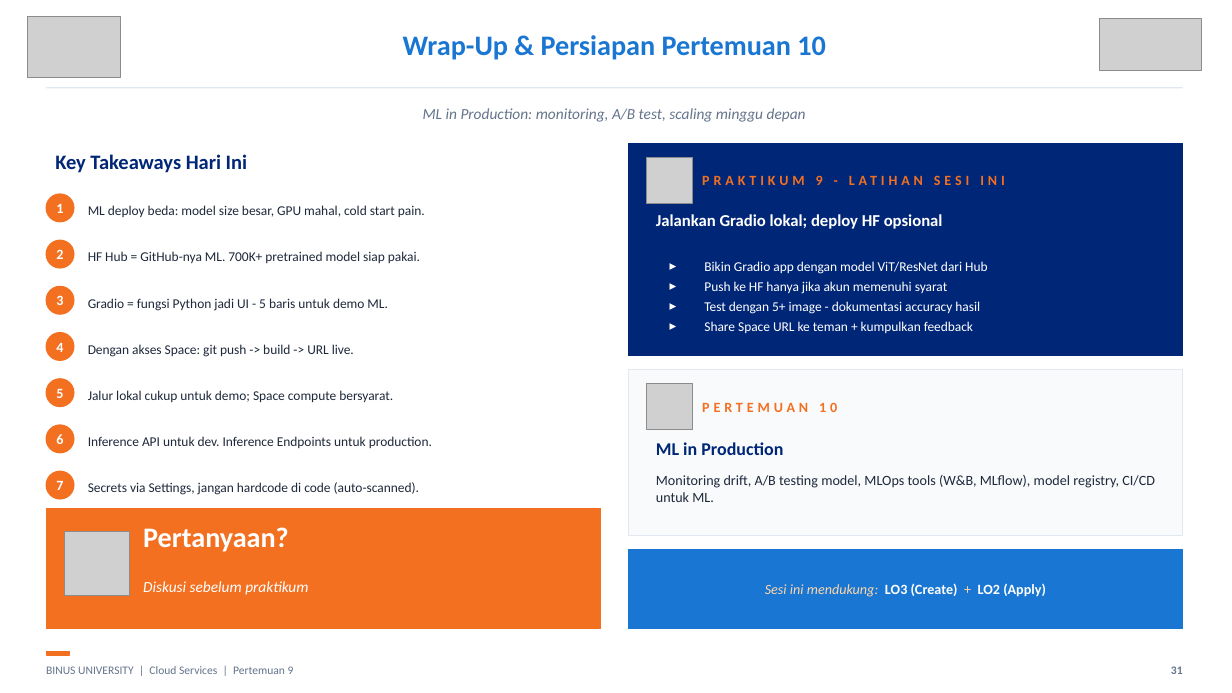
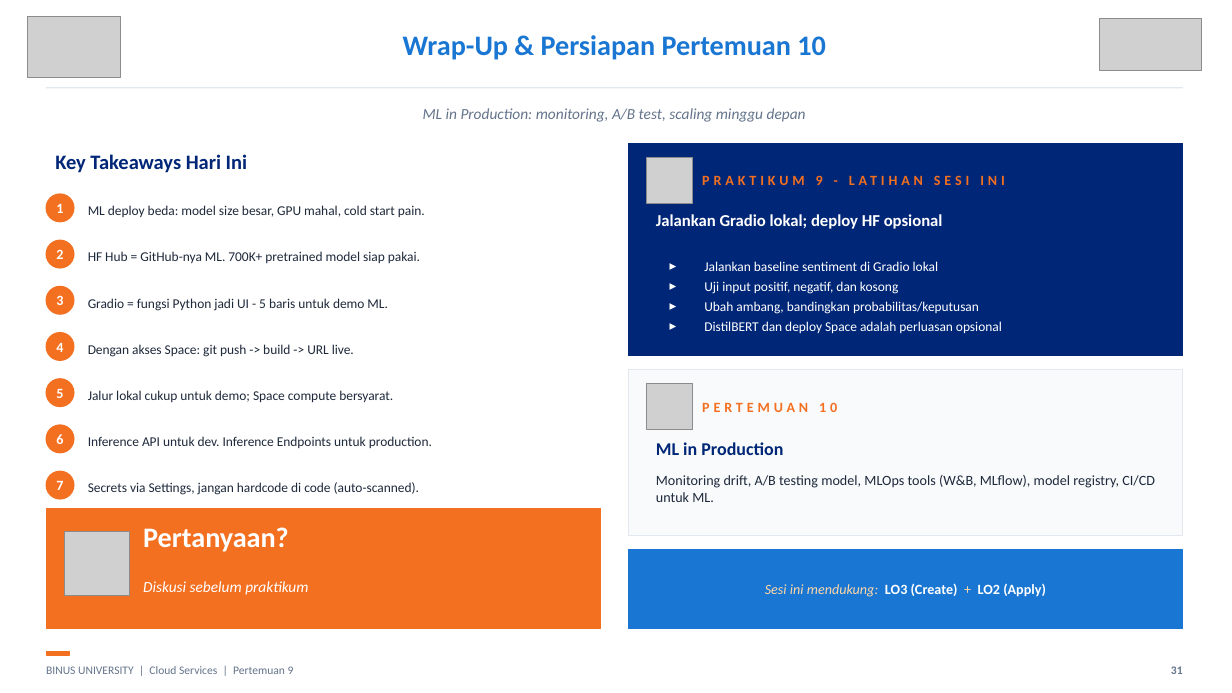
Before and after one commit to SeedFlora/meet9CloudService, a slide deck: slide 31 of slides/Teori_Pertemuan_09.pptx. Drawn at 1232x693 pixels with LibreOffice and Linux fonts; fonts in the diff are those of the drawing; grey boxes stand for pictures. Boxes give left, top, right and bottom in pixels: in the first picture for what was removed or moved away, otherwise in the second. Text is boxed around its words. In the diff, an @@ line names an element or a change of style, - is before the commit and + after.

```diff
--- a/slides/Teori_Pertemuan_09.pptx
+++ b/slides/Teori_Pertemuan_09.pptx
@@ text at [704,261,1002,334]: text changed @@
-▸ Bikin Gradio app dengan model ViT/ResNet dari Hub
-▸ Push ke HF hanya jika akun memenuhi syarat
-▸ Test dengan 5+ image - dokumentasi accuracy hasil
-▸ Share Space URL ke teman + kumpulkan feedback
+▸ Jalankan baseline sentiment di Gradio lokal
+▸ Uji input positif, negatif, dan kosong
+▸ Ubah ambang, bandingkan probabilitas/keputusan
+▸ DistilBERT dan deploy Space adalah perluasan opsional
```
Also in this commit, not shown: 7 other slides changed, 5 other files.
